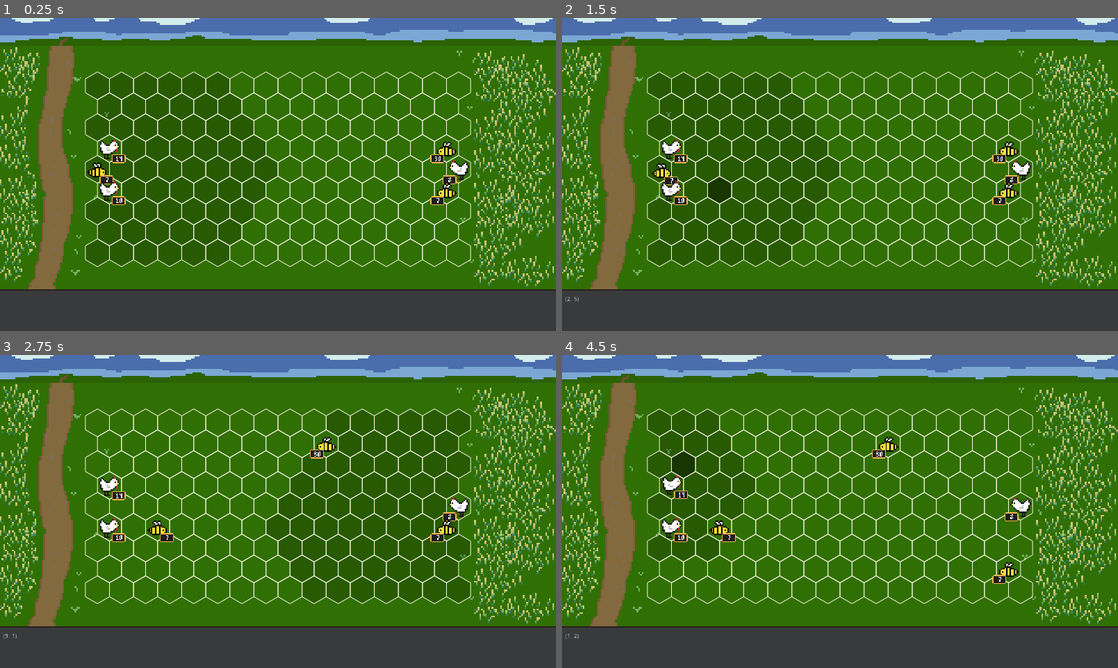
Above: before the commit, frames 1-4 (two rows, left to right).
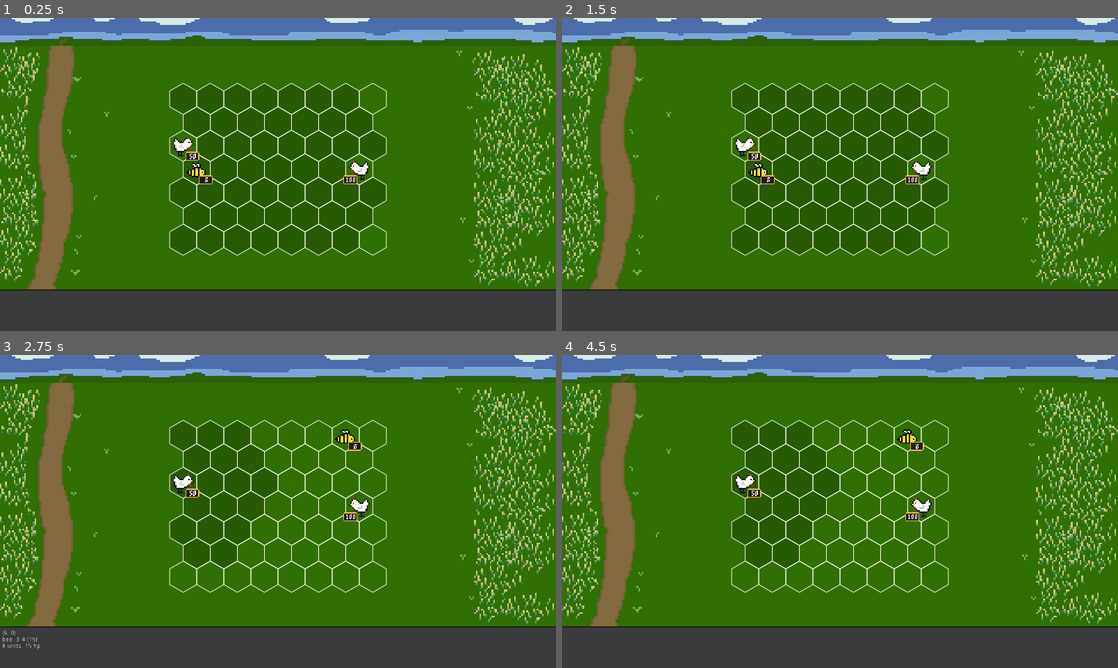
Above: after the commit, the same moments.

Repository: jerome-ceccato/HommLite
Game: Godot game, scene res://combat/CombatScene.tscn
The game is run twice, just before and just after one commit, with the same random seed, the same clock (stepped at 60 frames per second) and the same inputs.
Inputs (mouse positions are in pixels of both pictures, inside the frame that each line leads up to):
- Up to frame 1 (0.25 s): no input
- Up to frame 2 (1.5 s): tap Enter at 0.5 s; move the mouse to (962, 158) at 0.52 s; tap Shift at 0.6, 1.35 s; click (962, 158) at 0.67 s; tap Space at 1.25 s; move the mouse to (728, 190) at 1.27 s; click (728, 190) at 1.42 s
- Up to frame 3 (2.75 s): move the mouse to (333, 442) at 2.02 s; tap Shift at 2.1 s; click (333, 442) at 2.17 s
- Up to frame 4 (4.5 s): move the mouse to (812, 574) at 2.77 s; tap Shift at 2.85, 3.6, 4.35 s; click (812, 574) at 2.92 s; tap Enter at 3.5 s; move the mouse to (1006, 558) at 3.52 s; click (1006, 558) at 3.67 s; move the mouse to (673, 464) at 4.27 s; click (673, 464) at 4.42 s

The runs differ from the first frame. In frame 1, 8.0% of the frame differs, in the area x 15-85%, y 17-80%; in frame 2, 8.3%, in the area x 0-85%, y 17-91%; in frame 3, 8.2%; in frame 4, 8.3%.

Commit message:
attack & hp

Diff:
--- a/hommlite/combat/CombatScene.gd
+++ b/hommlite/combat/CombatScene.gd
@@ -11,15 +11,12 @@
 
 func _ready():
 	left_army = _create_army([
-		UnitFactory.chicken(),
-		UnitFactory.bee(),
-		UnitFactory.chicken(),
+		StackData.new(UnitFactory.chicken(), 50),
+		StackData.new(UnitFactory.bee(), 8),
 	])
 
 	right_army = _create_army([
-		UnitFactory.bee(),
-		UnitFactory.chicken(),
-		UnitFactory.bee(),
+		StackData.new(UnitFactory.chicken(), 100),
 	])
 
 	battle.setup_battle(left_army, right_army)
@@ -48,15 +45,13 @@
 		]:
 		battle_events.connect("active_stack_changed", active_stack_listener, "_on_Battle_active_stack_changed")
 
-	for stack_moved_listener in [
+	for combat_events_listener in [
 		$UI/CombatArea,
 		]:
-		battle_events.connect("stack_moved", stack_moved_listener, "_on_Battle_stack_moved")
+		battle_events.connect("stack_moved", combat_events_listener, "_on_Battle_stack_moved")
+		battle_events.connect("stack_damaged", combat_events_listener, "_on_Battle_stack_damaged")
+		battle_events.connect("stack_destroyed", combat_events_listener, "_on_Battle_stack_destroyed")
 
-	for stack_destroyed_listener in [
-		$UI/CombatArea,
-		]:
-		battle_events.connect("stack_destroyed", stack_destroyed_listener, "_on_Battle_stack_destroyed")
 
 	ui_events.connect("animation_finished", self, "_on_animation_finished")
 
@@ -65,10 +60,7 @@
 
 
 func _create_army(units: Array) -> ArmyData:
-	var array = []
-	for unit in units:
-		array.append(StackData.new(unit, randi() % 32 + 1))
-	return ArmyData.new(array)
+	return ArmyData.new(units)
 
 func _on_animation_finished():
 	$Battle/BattleEvents.emit_signal("resume")
--- a/hommlite/combat/CombatScene.tscn
+++ b/hommlite/combat/CombatScene.tscn
@@ -32,6 +32,8 @@
 
 [node name="BattleGrid" type="Node" parent="Battle"]
 script = ExtResource( 13 )
+rows = 7
+cols = 7
 
 [node name="BattleQueue" type="Node" parent="Battle"]
 script = ExtResource( 11 )
@@ -90,11 +92,11 @@
 z_index = 50
 script = ExtResource( 4 )
 
-[node name="CellLabel" type="Label" parent="UI"]
-margin_left = 6.93509
-margin_top = 639.524
-margin_right = 114.935
-margin_bottom = 675.524
+[node name="CellLabel" type="RichTextLabel" parent="UI"]
+margin_left = 5.0
+margin_top = 633.0
+margin_right = 354.0
+margin_bottom = 719.0
 script = ExtResource( 18 )
 __meta__ = {
 "_edit_use_anchors_": false
--- a/hommlite/combat/data/UnitData.gd
+++ b/hommlite/combat/data/UnitData.gd
@@ -8,8 +8,15 @@
 var speed: int
 var initiative: int
 
+var attack_low: int
+var attack_high: int
+var hp: int
 
-func _init(_id: String, _speed: int, _initiative: int):
+
+func _init(_id: String, _speed: int, _initiative: int, _attackl: int, _attackh: int, _hp: int):
 	id = _id
 	speed = _speed
 	initiative = _initiative
+	attack_low = _attackl
+	attack_high = _attackh
+	hp = _hp
--- a/hommlite/combat/data/UnitFactory.gd
+++ b/hommlite/combat/data/UnitFactory.gd
@@ -1,7 +1,7 @@
 class_name UnitFactory
 
 static func chicken() -> UnitData:
-	return UnitData.new("chicken", 3, 3)
+	return UnitData.new("chicken", 3, 3, 1, 1, 1)
 
 static func bee() -> UnitData:
-	return UnitData.new("bee", 7, 7)
+	return UnitData.new("bee", 7, 7, 3, 4, 15)
--- a/hommlite/combat/logic/BattleGrid.gd
+++ b/hommlite/combat/logic/BattleGrid.gd
@@ -4,7 +4,7 @@
 # Represents the hex battle grid and its coordinates
 
 export(int, 7, 11) var rows := 9
-export(int, 7, 15) var cols := 15
+export(int, 7, 15) var cols := 13
 
 # All the hex valid coords
 var _valid_coords: Dictionary # [BattleCoords.index: BattleCoords]
--- a/hommlite/combat/logic/BattleQueue.gd
+++ b/hommlite/combat/logic/BattleQueue.gd
@@ -65,11 +65,13 @@
 		_events.emit_signal("stack_moved", active_stack, previous_pos)
 		yield(_events, "resume")
 
-	# TODO: handle dmg
-	_battle_state.attack_stack(active_stack, target)
-	_remove_stack_from_queue(target)
-	_events.emit_signal("stack_destroyed", target)
-	yield(_events, "resume")
+	if _battle_state.attack_stack(active_stack, target):
+		_remove_stack_from_queue(target)
+		_events.emit_signal("stack_destroyed", target)
+		yield(_events, "resume")
+	else:
+		_events.emit_signal("stack_damaged", target)
+		yield(_events, "resume")
 
 	_queue_next()
 
--- a/hommlite/combat/logic/BattleStack.gd
+++ b/hommlite/combat/logic/BattleStack.gd
@@ -10,9 +10,41 @@
 
 const Side = {LEFT = false, RIGHT = true}
 
+# in battle stats
+
+var amount: int
+var top_unit_hp: int
+
 
 func _init(_id: int, s: StackData, c: BattleCoords, si: bool):
 	id = _id
 	stack = s
 	coordinates = c
 	side = si
+
+	amount = s.amount
+	top_unit_hp = s.unit.hp
+
+
+func damage_roll() -> int:
+	var dmin = stack.unit.attack_low * amount
+	var dmax = stack.unit.attack_high * amount
+
+	if dmin == dmax:
+		return dmin
+	else:
+		var roll = dmin + (randi() % (dmax - dmin)) if amount > 0 else 0
+		return roll
+
+
+func apply_damage(dmg: int):
+	if top_unit_hp > dmg:
+		top_unit_hp -= dmg
+	else:
+		dmg -= top_unit_hp
+
+		var dmg_stacks = 1 + dmg / stack.unit.hp
+		var dmg_remaining = dmg % stack.unit.hp
+
+		amount = max(0, amount - dmg_stacks)
+		top_unit_hp = dmg_remaining if dmg_remaining > 0 else stack.unit.hp
--- a/hommlite/combat/logic/BattleState.gd
+++ b/hommlite/combat/logic/BattleState.gd
@@ -38,9 +38,13 @@
 	stack.coordinates = new_coords
 
 
-func attack_stack(source: BattleStack, target: BattleStack):
-	# TODO: actual dmg instead of one shot
-	_stacks.erase(target.coordinates.index)
+func attack_stack(source: BattleStack, target: BattleStack) -> bool:
+	target.apply_damage(source.damage_roll())
+	if target.amount > 0:
+		return false
+	else:
+		_stacks.erase(target.coordinates.index)
+		return true
 
 
 func can_reach(stack: BattleStack, target: BattleCoords) -> bool:
--- a/hommlite/combat/ui/CellLabel.gd
+++ b/hommlite/combat/ui/CellLabel.gd
@@ -1,4 +1,4 @@
-extends Label
+extends RichTextLabel
 
 var hexgrid: HexGrid
 
@@ -9,7 +9,13 @@
 
 func _on_UI_mouse_moved(state: CursorState):
 	var cell = state.hover_hex_cell
+	var content = ""
 	if cell != null:
-		text = "(%s, %s)" % [cell.coords.x, cell.coords.y]
-	else:
-		text = ""
+		content = "(%s, %s)" % [cell.coords.x, cell.coords.y]
+		var stack = state.target_stack
+		if stack:
+			var unit = stack.stack.unit
+			content += "\n%s: %s-%s (%s)" % [unit.id, unit.attack_low, unit.attack_high, unit.hp]
+			content += "\n%s units, %s hp" % [stack.amount, stack.top_unit_hp]
+
+	text = content
--- a/hommlite/combat/ui/CombatArea.gd
+++ b/hommlite/combat/ui/CombatArea.gd
@@ -40,6 +40,9 @@
 func _on_Battle_stack_destroyed(stack: BattleStack):
 	_wait(units.remove_stack(hexgrid, stack))
 
+func _on_Battle_stack_damaged(stack: BattleStack):
+	_wait(units.refresh_stack(hexgrid, stack))
+
 func _wait(animation_time: float):
 	yield(get_tree().create_timer(animation_time), "timeout")
 	_events.emit_signal("animation_finished")
--- a/hommlite/combat/ui/grid/HexGrid.gd
+++ b/hommlite/combat/ui/grid/HexGrid.gd
@@ -3,7 +3,7 @@
 
 # Represents the hex battle grid and its coordinates
 
-export(int) var cell_size := 32
+export(int) var cell_size := 36
 
 var battle_grid: BattleGrid
 
--- a/hommlite/combat/ui/stacks/StackContainer.gd
+++ b/hommlite/combat/ui/stacks/StackContainer.gd
@@ -13,7 +13,7 @@
 	stack = _stack
 
 	_sprite.texture = load("res://assets/combat/units/%s.png" % stack.stack.unit.id)
-	_stack_count_label.text = str(stack.stack.amount)
+	_stack_count_label.text = str(stack.amount)
 	if stack.side == stack.Side.RIGHT:
 		_sprite.flip_h = true
 		_stack_count_container.position.x = -(32 + _stack_count_container.position.x)
@@ -41,3 +41,8 @@
 func animate_death() -> float:
 	visible = false
 	return 0.0
+
+
+func animate_refresh() -> float:
+	_stack_count_label.text = str(stack.amount)
+	return 0.0
--- a/hommlite/combat/ui/stacks/VisibleUnits.gd
+++ b/hommlite/combat/ui/stacks/VisibleUnits.gd
@@ -33,6 +33,13 @@
 	return 0.0
 
 
+func refresh_stack(grid: HexGrid, stack: BattleStack) -> float:
+	var container = _container_for_bstack(stack)
+	if container != null:
+		return container.animate_refresh()
+	return 0.0
+
+
 func _on_Battle_active_stack_changed(stack: BattleStack):
 	_update_active_stack(stack)
 
